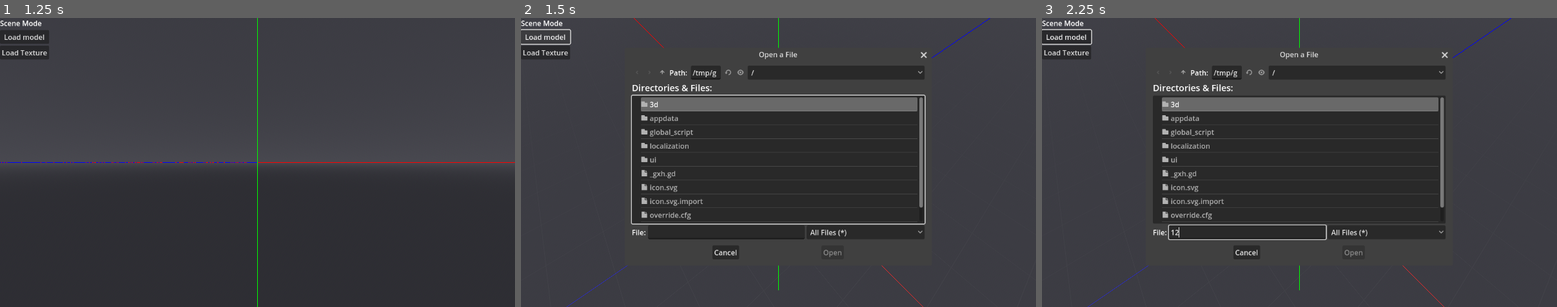
Above: before the commit, frames 1-3 (left to right).
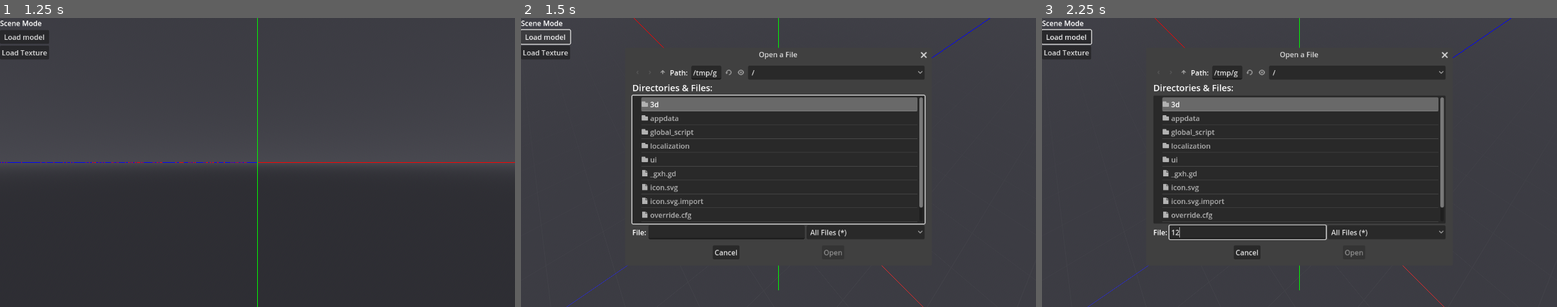
Above: after the commit, the same moments.

Repository: Nusiq/McGdModeling
Game: Godot game, scene res://ui/main/main_menu.tscn
Two runs of this game, one before a commit and one after it. Both use one fixed random seed, a clock stepped at 60 frames per second and the inputs below.
Inputs (mouse positions are in pixels of both pictures, inside the frame that each line leads up to):
- Up to frame 1 (1.25 s): tap Enter at 0.5 s; hold Middle mouse button (gesture.pan_view) from 0.53 s (still down); click (257, 162) at 0.67 s; tap Mouse wheel up (shortcut.zoom_in_view) at 0.8 s
- Up to frame 2 (1.5 s): release Middle mouse button (gesture.pan_view) at 1.25 s; click "Load model" at 1.25 s
- Up to frame 3 (2.25 s): click (1248, 231) at 2.02 s; type "12" at 2.1 s

Frame 1 is identical in both runs. In frame 2, 1.1% of the frame differs, in the area x 21-63%, y 18-83%; in frame 3, 1.0%.

Commit message:
Improvements for MouseGesture class: - The MouseGesture object doesn't spam with the reset_gesture() signal anymore - Adjusted EditorViewport to not expect constant reset_gesture() signal spam (scrolling to zoom in/out doesn't trigger the is_mouse_gesture state anymore)

Diff:
--- a/3d/editor_viewport/editor_viewport.gd
+++ b/3d/editor_viewport/editor_viewport.gd
@@ -170,10 +170,12 @@
 		if is_mouse_gesture:
 			return
 		_on_zoom_gesture(Vector2.UP * zoom_sensitivity_scrolling)
+		is_mouse_gesture = false
 	elif event.is_action_pressed("shortcut.zoom_out_view", false, true):
 		if is_mouse_gesture:
 			return
 		_on_zoom_gesture(Vector2.DOWN * zoom_sensitivity_scrolling)
+		is_mouse_gesture = false
 	elif event.is_action_pressed("shortcut.center_view_to_mouse", false, true):
 		center_view_to_mouse(
 			# Using position from mouse_gesture object and not from the event
--- a/ui/mouse_gesture/mouse_gesture.gd
+++ b/ui/mouse_gesture/mouse_gesture.gd
@@ -17,20 +17,35 @@
 signal zoom_gesture(delta_poz: Vector2)
 signal reset_gesture()
 
+## Implements the conditions for triggering the mouse gestures.
+class Condition:
+	func rotate_gesture_condition() -> bool: return true
+	func pan_gesture_condition() -> bool: return true
+	func zoom_gesture_condition() -> bool: return true
+
+var condition := Condition.new()
+
 ## Called every frame automatically.
 ## Checks if the mouse gestures have been released and calls the event handlers
 ## for the gestures if they're active.
 ##
 ## @param delta The elapsed time since the previous frame.
 func _process(_delta: float) -> void:
-	if Input.is_action_just_released("gesture.rotate_view", false):
+	if (
+		(
+			current_gesture == Gesture.ROTATING
+			and Input.is_action_just_released("gesture.rotate_view", false)
+		) or (
+			current_gesture == Gesture.PANNING
+			and Input.is_action_just_released("gesture.pan_view", false)
+		) or (
+			current_gesture == Gesture.ZOOMING
+			and Input.is_action_just_released("gesture.zoom_view", false)
+		)
+	):
 		current_gesture = Gesture.NONE
-	if Input.is_action_just_released("gesture.pan_view", false):
-		current_gesture = Gesture.NONE
-	if Input.is_action_just_released("gesture.zoom_view", false):
-		current_gesture = Gesture.NONE
-
-	if current_gesture != Gesture.NONE:
+		reset_gesture.emit()
+	elif current_gesture != Gesture.NONE:
 		var delta_pos := (
 			get_global_mouse_position() - gestrue_start_position
 		) / size
@@ -41,8 +56,6 @@
 				pan_gesture.emit(delta_pos)
 			Gesture.ZOOMING:
 				zoom_gesture.emit(delta_pos)
-	else:
-		reset_gesture.emit()
 
 ## Called automatically on GUI inputs.
 ## Starts the mouse gestures tracking when the proper key combination is
@@ -51,12 +64,18 @@
 ## @param event The GUI input event.
 func _gui_input(event: InputEvent) -> void:
 	# Detect the start of the gesture and save the starting point
-	if event.is_action_pressed("gesture.rotate_view", false, true):
+	if (
+			event.is_action_pressed("gesture.rotate_view", false, true)
+			and condition.rotate_gesture_condition()):
 		current_gesture = Gesture.ROTATING
 		gestrue_start_position = get_global_mouse_position()
-	elif event.is_action_pressed("gesture.pan_view", false, true):
+	elif (
+			event.is_action_pressed("gesture.pan_view", false, true)
+			and condition.pan_gesture_condition()):
 		current_gesture = Gesture.PANNING
 		gestrue_start_position = get_global_mouse_position()
-	elif event.is_action_pressed("gesture.zoom_view", false, true):
+	elif (
+			event.is_action_pressed("gesture.zoom_view", false, true)
+			and condition.zoom_gesture_condition()):
 		current_gesture = Gesture.ZOOMING
 		gestrue_start_position = get_global_mouse_position()
